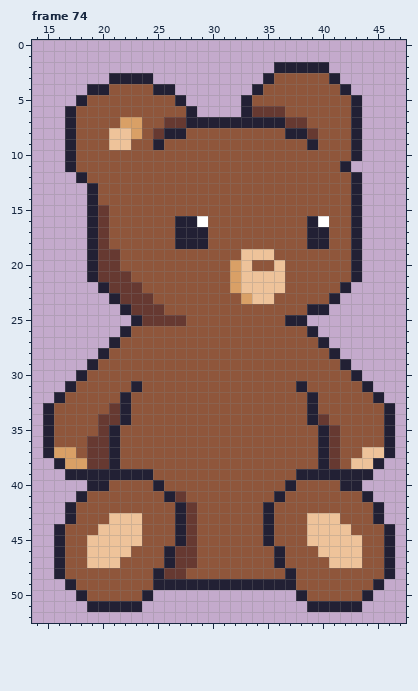
A pixel-art file gets an edit: aseprite_files/teddybear_boy.ase. This is how it looked before the edit.
64x64 pixels, 74 frames. Shown: frame 74: x 14..47, y 0..52.
And afterwards:
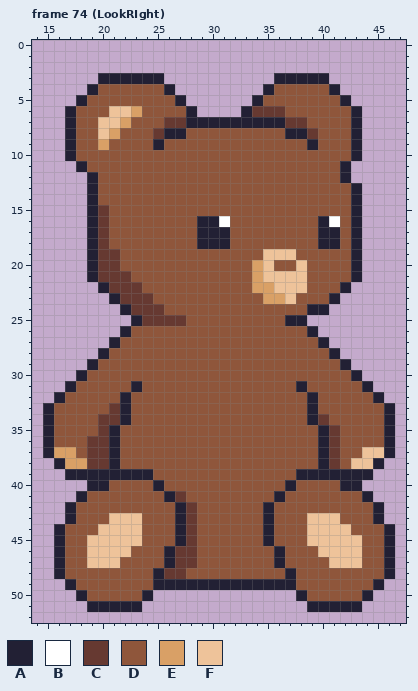
Palette (. is transparent): A #222034  B #ffffff  C #663931  D #8f563b  E #d9a066  F #eec39a
Log entry: added look left to teddybear girl
Difference:
Frame 74 (LookRIght), layer "Head":
y 2: x 36..40 AAAAA -> .....
y 3: x 20 . -> A; x 25 . -> A; x 35..41 ADDDDDA -> .AAAAA.
y 4: x 20 A -> D; x 25 A -> D; x 34..35 AD -> .A; x 41..42 DA -> A.
y 5: x 33..34 AD -> .A; x 42..43 DA -> A.
y 6: x 21..23 DDD -> FFE
y 7: x 20..21 DD -> FF; x 23 E -> D
y 8: x 20..23 DFFE -> FEDD
y 9: x 20..22 DFF -> EDD
y 11: x 17..18 AD -> .A
y 12: x 18..19 AD -> .A; x 42..43 DA -> A.
y 16: x 27..31 AABDD -> DDAAB; x 39..41 ABD -> DAB
y 17..18: x 27..28 AA -> DD; x 30..31 DD -> AA; x 39 A -> D; x 41 D -> A
y 19: x 33..34 FF -> DD; x 36..37 DD -> FF
y 20: x 32..36 EFDDF -> DDEFD; x 38 D -> F
y 21: x 32..34 EFF -> DDE; x 37..38 DD -> FF
y 22: x 32..35 EFFF -> DDEE; x 37..38 DD -> FF
y 23: x 33..37 EFFDD -> DDEEF
